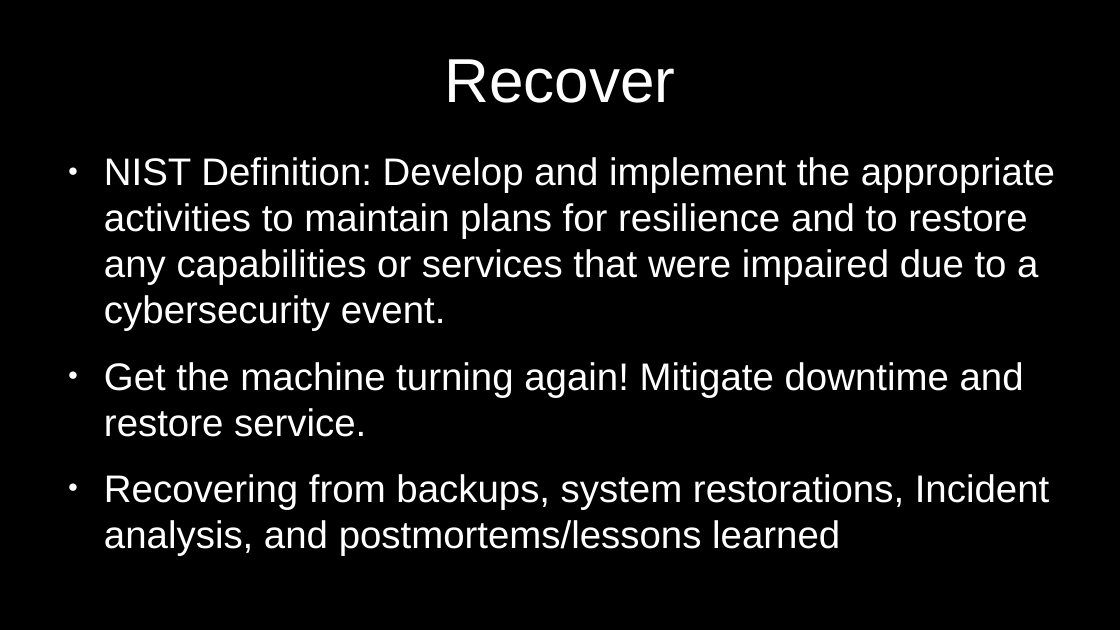
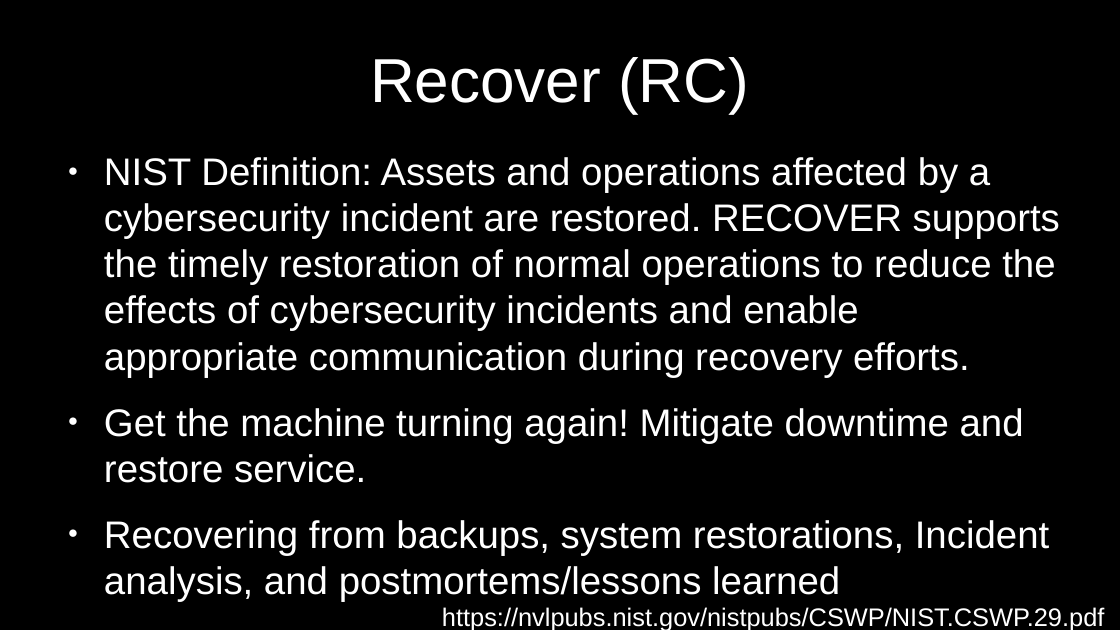
Before and after one commit to RealSeraphina/Super_Cool_Links_By_Sera, a slide deck: slide 10 of Slide-Decks/7_9_7_10_Identify.odp (slide 9 before the commit). Drawn at 1120x630 pixels with LibreOffice and Linux fonts; fonts in the diff are those of the drawing. Boxes give left, top, right and bottom in pixels: in the first picture for what was removed or moved away, otherwise in the second. Text is boxed around its words. In the diff, an @@ line names an element or a change of style, - is before the commit and + after.

Commit message:
Add files via upload
Changes made in regards to NIST CSF 2.0 release

```diff
--- a/Slide-Decks/7_9_7_10_Identify.odp
+++ b/Slide-Decks/7_9_7_10_Identify.odp
@@ title at <box>370,57,749,113</box>: text changed @@
-Recover
+Recover (RC)
@@ text at <box>104,157,1060,377</box>: text changed @@
-● NIST Definition: Develop and implement the appropriate activities to maintain plans for resilience and to restore any capabilities or services that were impaired due to a cybersecurity event.
+● NIST Definition: Assets and operations affected by a cybersecurity incident are restored. RECOVER supports the timely restoration of normal operations to reduce the effects of cybersecurity incidents and enable appropriate communication during recovery efforts.
@@ text added at <box>442,607,1104,630</box>, 18 pt, text #FFFFFF @@
+https://nvlpubs.nist.gov/nistpubs/CSWP/NIST.CSWP.29.pdf
```
Also in this commit, not shown: 6 other slides changed, 2 slides added, 4 other files.
